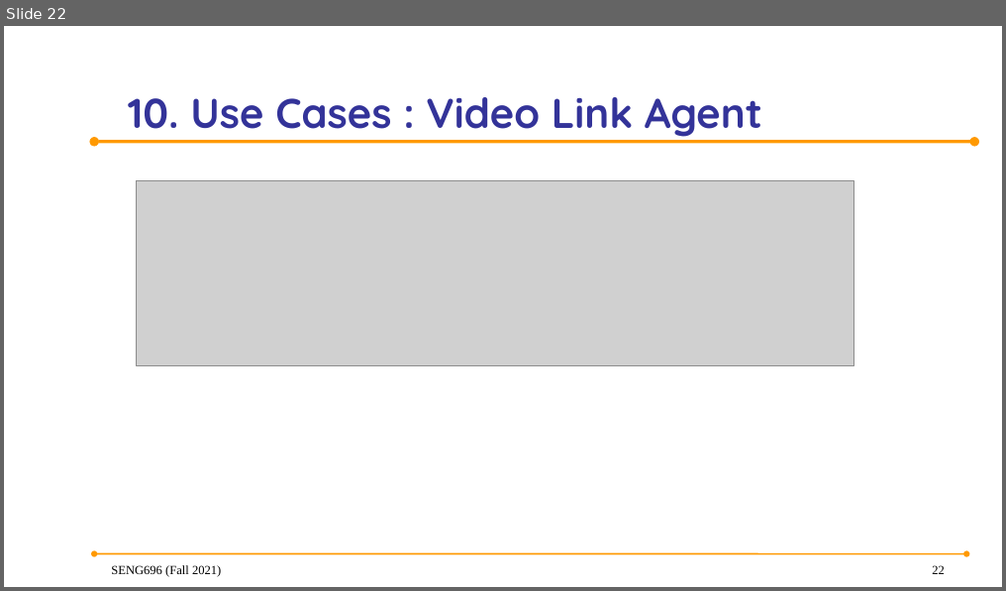
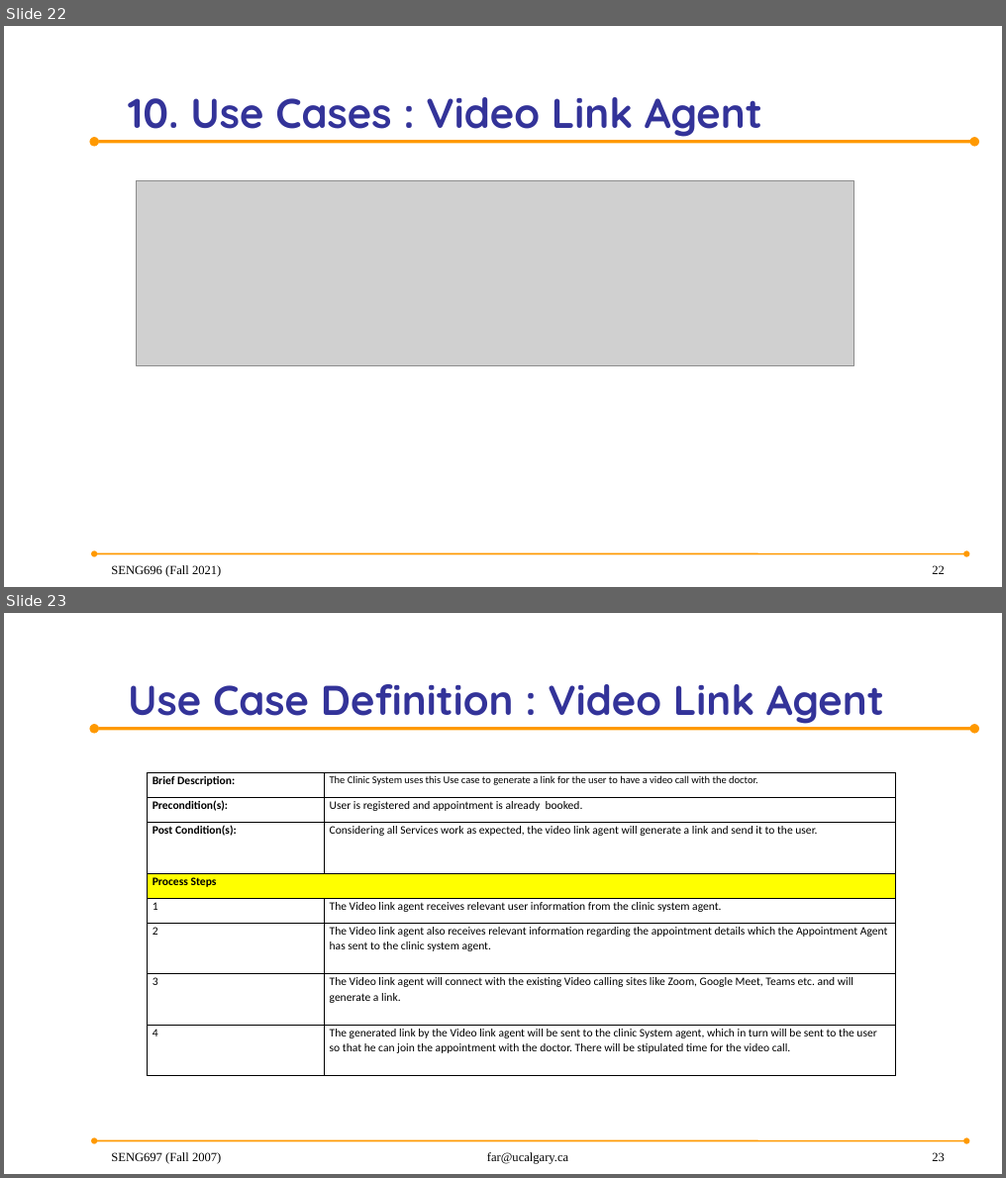
Before and after one commit to anish30145784/SENG696_GroupD, a slide deck: GroupD_ProjectPresentation.pptx. Shown one above the other, each under a label of ours: slide 22 before the commit, slides 22 and 23 after it. The pictures are 1006x591 and 1006x1178 pixels, drawn with LibreOffice and Linux fonts; fonts in the diff are those of the drawing; grey boxes stand for pictures; background and template pictures are left out. Boxes give left, top, right and bottom in pixels: in the first picture for what was removed or moved away, otherwise in the second. Text is boxed around its words. In the diff, an @@ line names an element or a change of style, - is before the commit and + after.

Commit message:
user defination case  for template and video link agent

```diff
--- a/GroupD_ProjectPresentation.pptx
+++ b/GroupD_ProjectPresentation.pptx
@@ slide 23 added at box(4, 613, 1002, 1174), background picture (left out); not listed: 2 template elements that a slide beside it also shows @@
@@ title added at box(128, 684, 884, 724), 40 pt, text #333399, bold @@
+Use Case Definition : Video Link Agent
@@ table added at box(147, 773, 896, 1076), 8 rows, 2 columns @@
+Brief Description: | The Clinic System uses this Use case to generate a link for the user to have a video call with the doctor.
+Precondition(s): | User is registered and appointment is already booked.
+Post Condition(s): | Considering all Services work as expected, the video link agent will generate a link and send it to the user.
+Process Steps | 
+1 | The Video link agent receives relevant user information from the clinic system agent.
+2 | The Video link agent also receives relevant information regarding the appointment details which the Appointment Agent has sent to the clinic system agent.
+3 | The Video link agent will connect with the existing Video calling sites like Zoom, Google Meet, Teams etc. and will generate a link.
+4 | The generated link by the Video link agent will be sent to the clinic System agent, which in turn will be sent to the user so that he can join the appointment with the doctor. There will be stipulated time for the video call.
@@ text added at box(111, 1153, 221, 1164), 12 pt, text #000000 @@
+SENG697 (Fall 2007)
@@ text added at box(487, 1153, 568, 1164), 12 pt, text #000000 @@
+far@ucalgary.ca
@@ page number added at box(932, 1153, 944, 1161), 12 pt, text #000000 @@
+23
```
Also in this commit, not shown: 7 slides changed, 3 other slides added, 4 slides removed.
